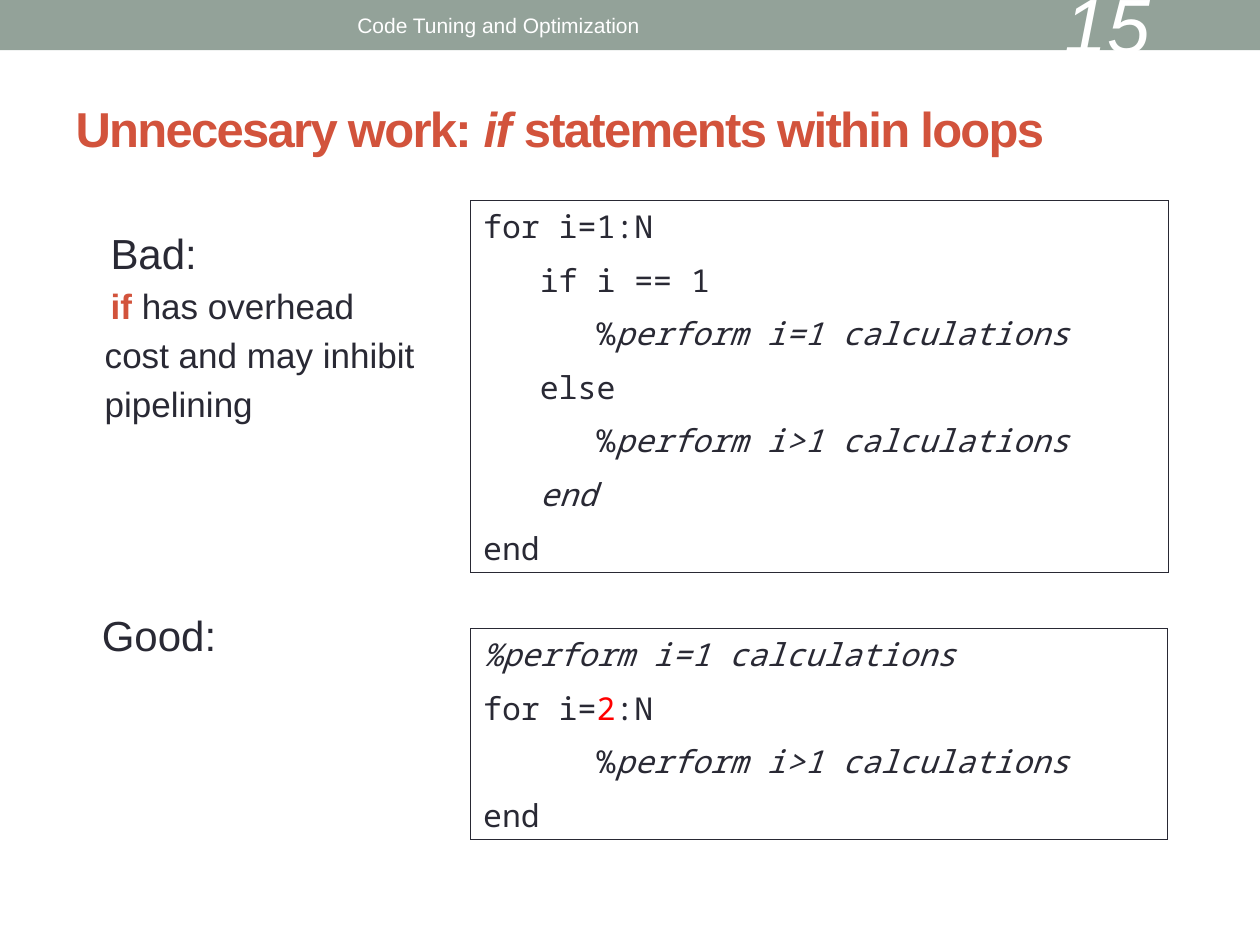
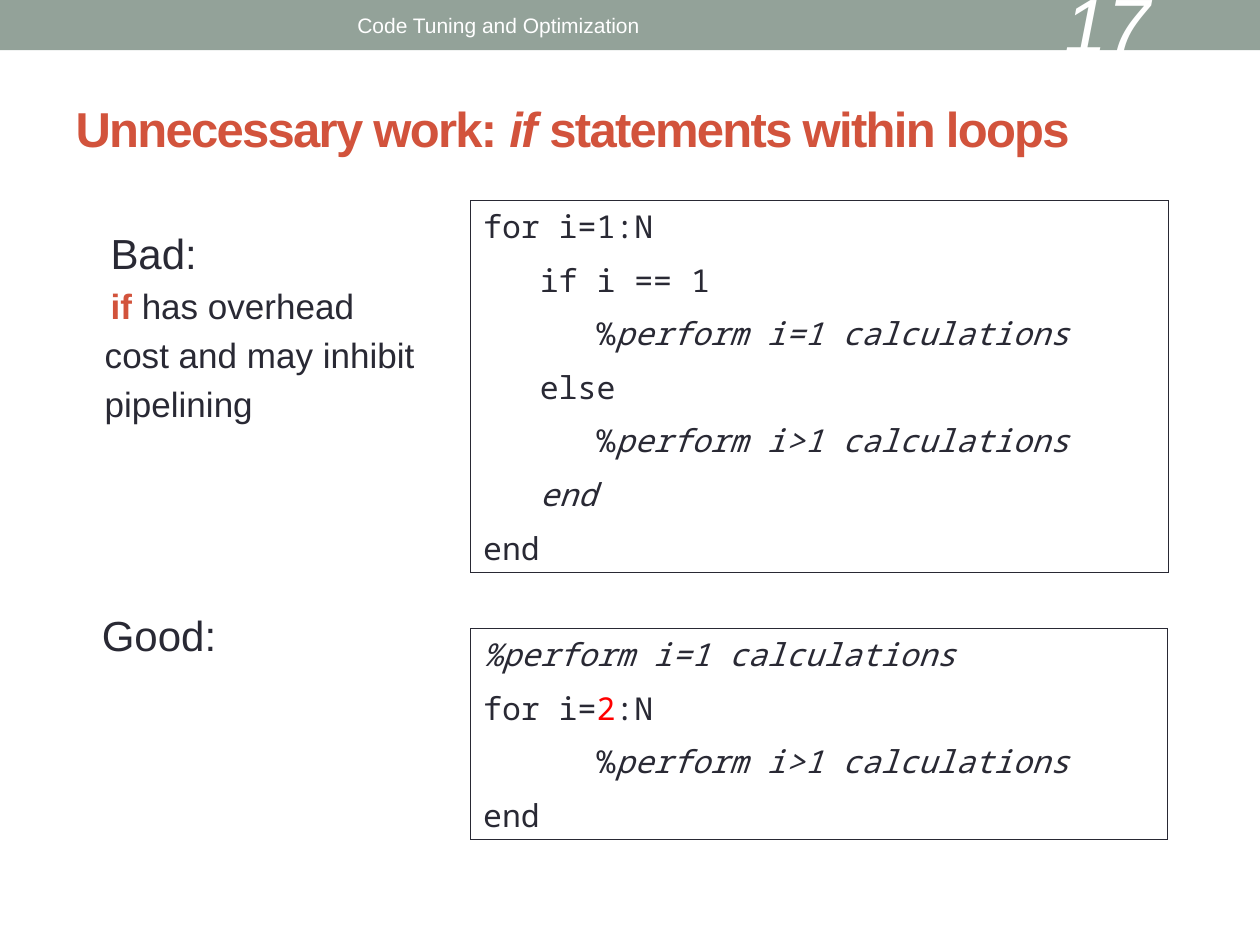
Before and after one commit to keithfma/bu_tutorial_matlab_performance, a slide deck: slide 17 of slides.odp (slide 15 before the commit). Drawn at 1260x945 pixels with LibreOffice and Linux fonts; fonts in the diff are those of the drawing. Boxes give left, top, right and bottom in pixels: in the first picture for what was removed or moved away, otherwise in the second. Text is boxed around its words. In the diff, an @@ line names an element or a change of style, - is before the commit and + after.

```diff
--- a/slides.odp
+++ b/slides.odp
@@ page number at (1064,0,1150,68): text changed @@
-15
+17
@@ title at (76,111,1070,157): text changed @@
-Unnecesary work: if statements within loops
+Unnecessary work: if statements within loops
```
Also in this commit, not shown: 9 other slides changed, 3 slides added.
